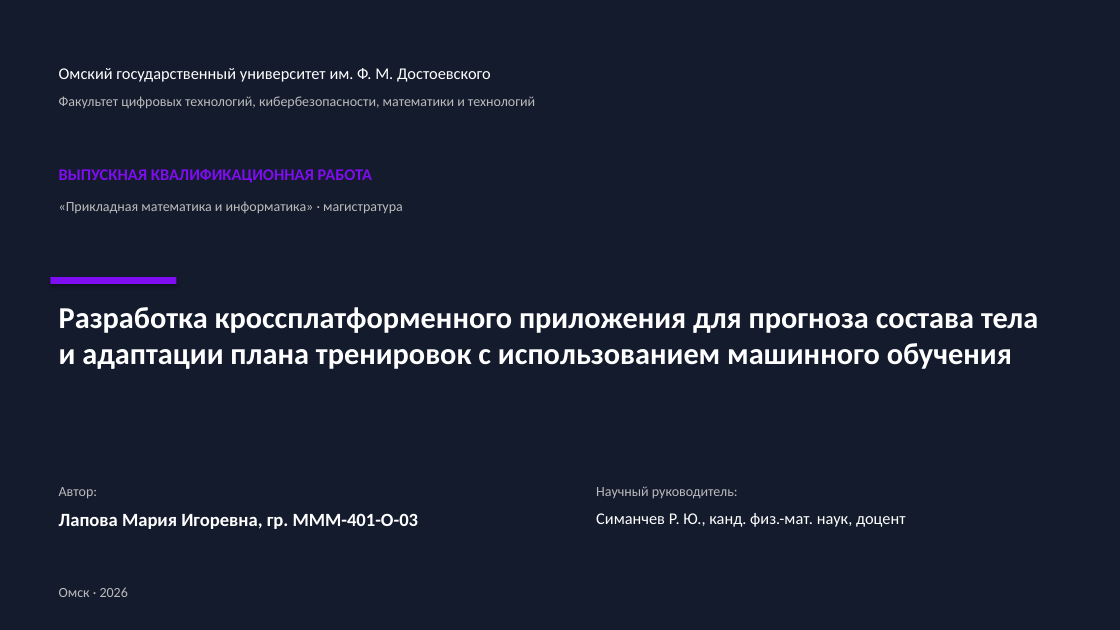
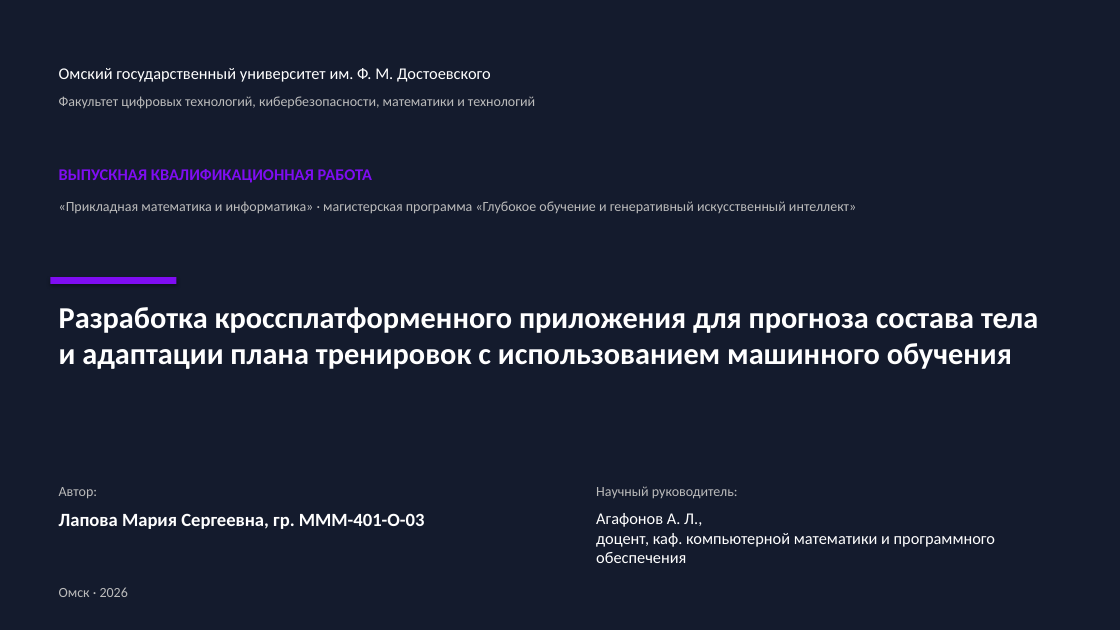
Before and after one commit to geox55/fitness-tracker, a slide deck: slide 1 of docs/thesis/presentation-maria.pptx. Drawn at 1120x630 pixels with LibreOffice and Linux fonts; fonts in the diff are those of the drawing. Boxes give left, top, right and bottom in pixels: in the first picture for what was removed or moved away, otherwise in the second. Text is boxed around its words. In the diff, an @@ line names an element or a change of style, - is before the commit and + after.

Commit message:
docs(thesis): актуализировать титул Маши (имя, руководитель, программа)
По приказу о назначении научного руководителя:
- ФИО студента: Лапова Мария Сергеевна (было Игоревна)
- Научный руководитель: Агафонов А. Л., доцент кафедры компьютерной
  математики и программного обеспечения
- Магистерская программа: «Глубокое обучение и генеративный
  искусственный интеллект» — добавлена под направлением
  «Прикладная математика и информатика»

add_title_page (docx) и slide_title (pptx) теперь принимают
опциональные параметры program и supervisor для гибкости — у Егора
дефолты сохранены без изменений, у Маши значения переданы явно.

Затронуто: thesis-maria.docx, presentation-maria.pptx (тиул + слайд
«Спасибо»). Документы Егора пересобрались без содержательных правок.

```diff
--- a/docs/thesis/presentation-maria.pptx
+++ b/docs/thesis/presentation-maria.pptx
@@ text at [59, 201, 856, 214]: text changed @@
-«Прикладная математика и информатика» · магистратура
+«Прикладная математика и информатика» · магистерская программа «Глубокое обучение и генеративный искусственный интеллект»
@@ text at [59, 513, 425, 529]: text changed @@
-Лапова Мария Игоревна, гр. МММ-401-О-03
+Лапова Мария Сергеевна, гр. МММ-401-О-03
@@ text at [596, 513, 995, 563]: text changed @@
-Симанчев Р. Ю., канд. физ.-мат. наук, доцент
+Агафонов А. Л.,
+доцент, каф. компьютерной математики и программного обеспечения
```
Also in this commit, not shown: 13 other slides changed, 5 other files.
